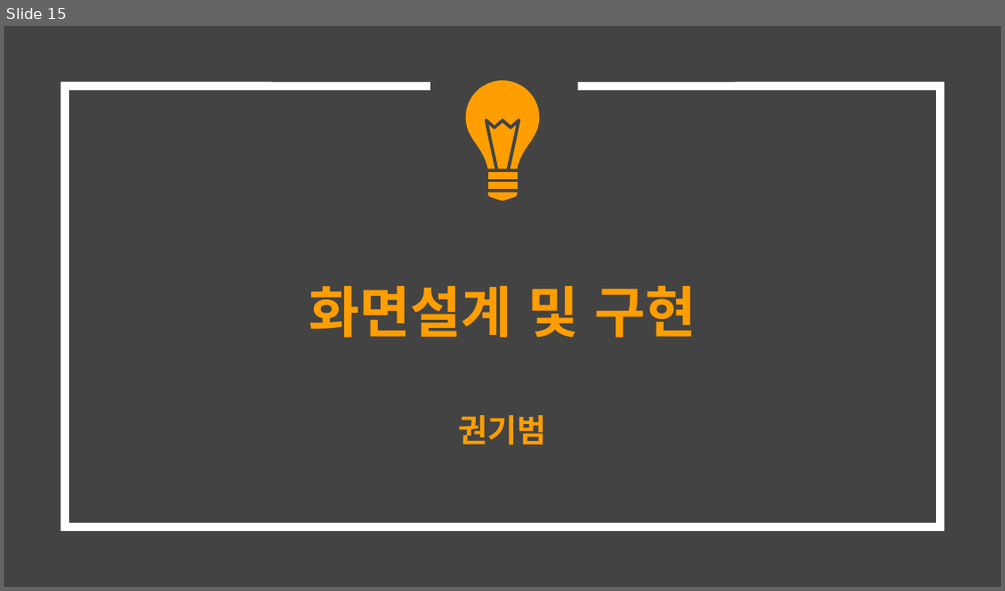
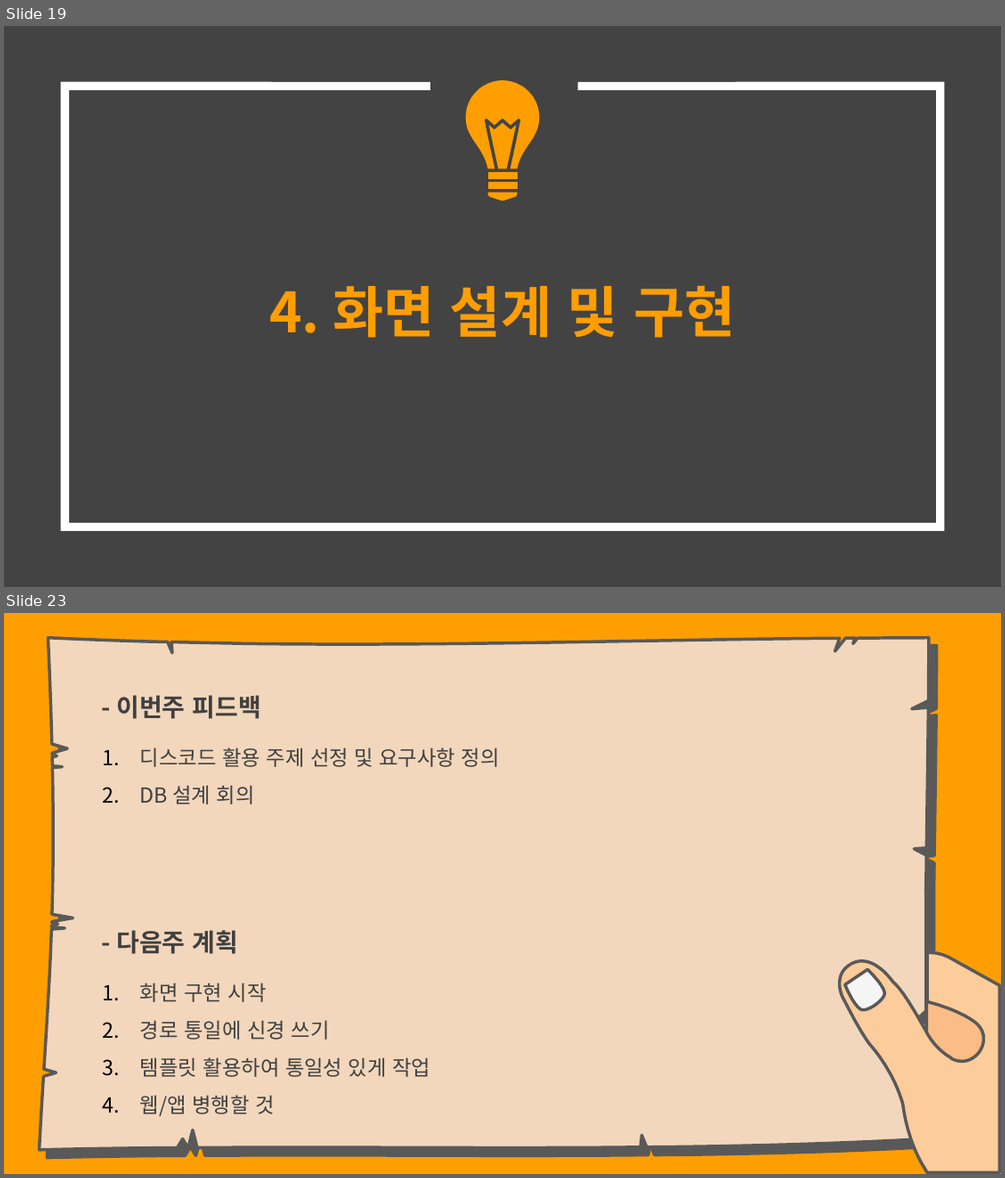
Before and after one commit to hhsw07/ezen-academy-projects, a slide deck: 0 발표용 파워포인트/0515 2차발표/0515 project06 - 파워포인트 종합.pptx. Shown one above the other, each under a label of ours: slide 15 before the commit, slides 19 and 23 after it; the slides between them are not shown. The pictures are 1005x591 and 1005x1178 pixels, drawn with LibreOffice and Linux fonts; fonts in the diff are those of the drawing. Boxes give left, top, right and bottom in pixels: in the first picture for what was removed or moved away, otherwise in the second. Text is boxed around its words. In the diff, an @@ line names an element or a change of style, - is before the commit and + after.

```diff
--- a/0 발표용 파워포인트/0515 2차발표/0515 project06 - 파워포인트 종합.pptx
+++ b/0 발표용 파워포인트/0515 2차발표/0515 project06 - 파워포인트 종합.pptx
@@ slide 23 added at bbox=[4, 613, 1001, 1174], background #FF9E00 @@
@@ freeform shape added at bbox=[39, 638, 930, 1151], fill #F2D7BC, outline #595959 2.25 pt @@
@@ text added at bbox=[116, 695, 261, 719], 18 pt, text #404040, bold @@
+- 이번주 피드백
@@ text added at bbox=[140, 747, 500, 804], 15 pt, text #404040 @@
+1. 디스코드 활용 주제 선정 및 요구사항 정의
+2. DB 설계 회의
@@ text added at bbox=[116, 930, 239, 954], 18 pt, text #404040, bold @@
+- 다음주 계획
@@ freeform shape added at bbox=[840, 952, 1000, 1172], fill #FDCC9B, outline #595959 2.25 pt @@
@@ text added at bbox=[140, 982, 430, 1116], 15 pt, text #404040 @@
+1. 화면 구현 시작
+2. 경로 통일에 신경 쓰기
+3. 템플릿 활용하여 통일성 있게 작업
+4. 웹/앱 병행할 것
@@ freeform shape added at bbox=[845, 969, 885, 1010], fill #F5F5F5, outline #595959 2.25 pt @@
@@ freeform shape added at bbox=[926, 973, 993, 1084], fill #FCBC85, outline #595959 2.25 pt @@
@@ what was slide 15 is now slide 19 @@
@@ slide 19 changed as well @@
@@ title at bbox=[269, 285, 735, 338]: text changed @@
-화면설계 및 구현
-권기범
+4. 화면 설계 및 구현
```
Also in this commit, not shown: 7 other slides changed, 14 other slides added, 13 slides removed.
